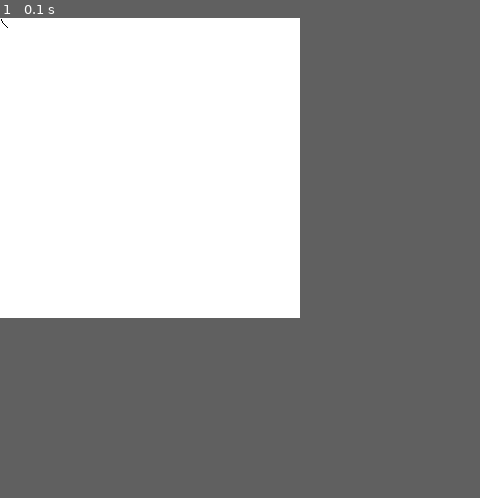
Above: before the commit, frame 1.
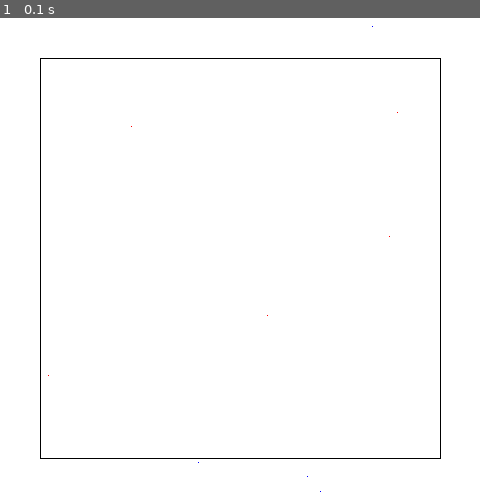
Above: after the commit, the same moment.

Repository: LavaHoppers/datathon-2021
Game: pygame game, started from Pygame.py
Same seed, same stepped clock (60 frames per second), same inputs: the game is played once before the commit and once after it.
Inputs:
- Up to frame 1 (0.1 s): no input
In our replay, the window is 300x300 before the commit and 480x480 after it. These sizes can differ from the game's own. Grey fills any space a smaller window leaves; there, only what the larger window draws over its background counts as a difference.

The runs differ from the first frame. In frame 1, 0.7% of the frame differs, in the area x 0-92%, y 0-99%.

Commit message:
tested containment

Diff:
--- a/Pygame.py
+++ b/Pygame.py
@@ -1,22 +1,34 @@
+import random
 import pygame, sys
+import intersection
 from pygame.locals  import *
 pygame.init()
-DISPLAYSURF = pygame.display.set_mode((300,300))
+DISPLAYSURF = pygame.display.set_mode((480, 480))
 DISPLAYSURF.fill((255,255,255))
-FPS = pygame.time.Clock()
-FPS.tick(60)
-list=[(1,1),(3,5),(7,9)]
-for i in range(0, len(list)-1):
-    x1=list[i][0]
-    y1=list[i][1]
-    x2=list[i+1][0]
-    y2=list[i+1][1]
-    pygame.draw.line(DISPLAYSURF,(0,0,0),(x1,y1),(x2,y2))
+##FPS = pygame.time.Clock()
+##FPS.tick(60)
+test_pts = [(40, 40), (40, 440), (440, 440), (440, 40)]
+test_edges = [(0, 1), (1, 2), (2, 3), (3, 0)]
+
+# for i in range(0, len(test_pts)-1):
+#     x1=list[i][0]
+#     y1=list[i][1]
+#     x2=list[i+1][0]
+#     y2=list[i+1][1]
+#     pygame.draw.line(DISPLAYSURF,(0,0,0),(x1,y1),(x2,y2))
+for edge in test_edges:
+    pygame.draw.line(DISPLAYSURF,(0,0,0),test_pts[edge[0]],test_pts[edge[1]])
+
 while True:
     pygame.display.update()
+    ot = (random.random() * 480, random.random() * 480)
+    if intersection.contains(ot, test_pts, test_edges):
+        pygame.draw.line(DISPLAYSURF,(255,0,0),ot,ot)
+    else:
+        pygame.draw.line(DISPLAYSURF,(0,0,255),ot,ot)
     for event in pygame.event.get():
         if event.type == QUIT:
             pygame.quit()
             sys.exit()
 
-    FPS.tick(60)
+    #FPS.tick(60)
--- a/intersection.py
+++ b/intersection.py
@@ -29,8 +29,6 @@
 
 # import random
 # def main():
-
-
 #     test_nodes = [[1, 1], [1, -1], [-1, -1], [-1, 1]]
 #     test_edges = [(0, 1), (1, 2), (2, 3), (3, 0)]
 #     for _ in range(100):
@@ -38,7 +36,4 @@
 #             pass
 #         else:
 #             print("Test Failed")
-
-
-
 # main()
